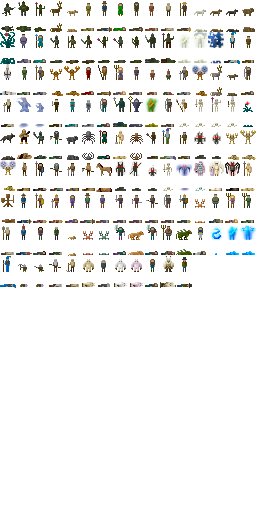
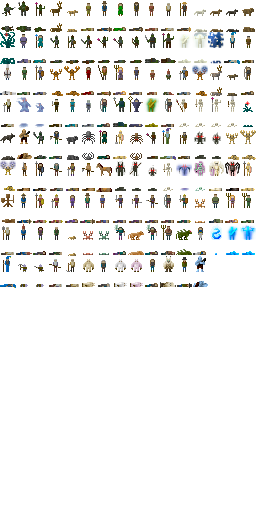
Two versions of the same layered image (256×512). Layer-by-layer changes:
painted on "Background" over [193, 256, 208, 287]
